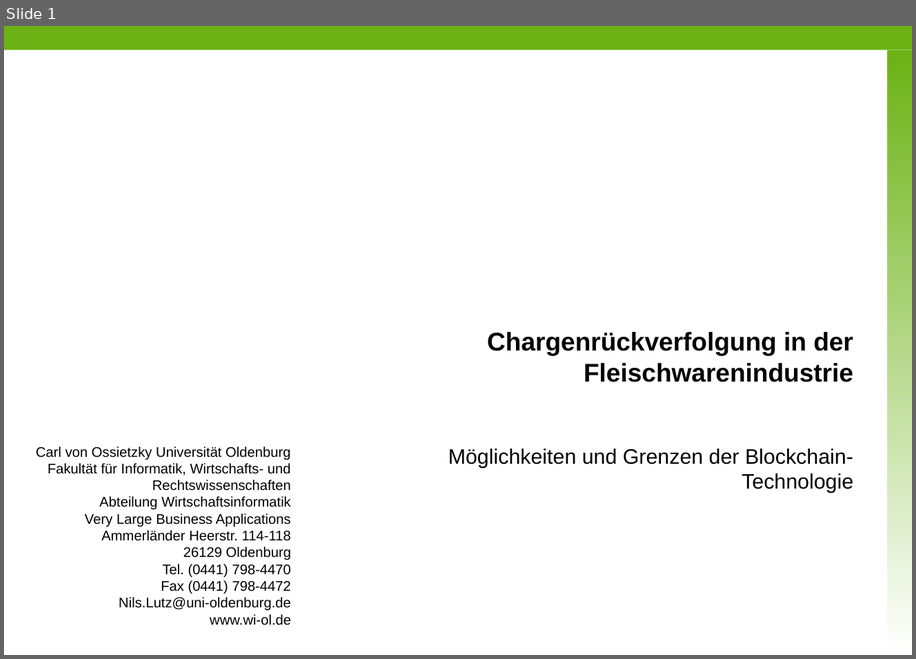
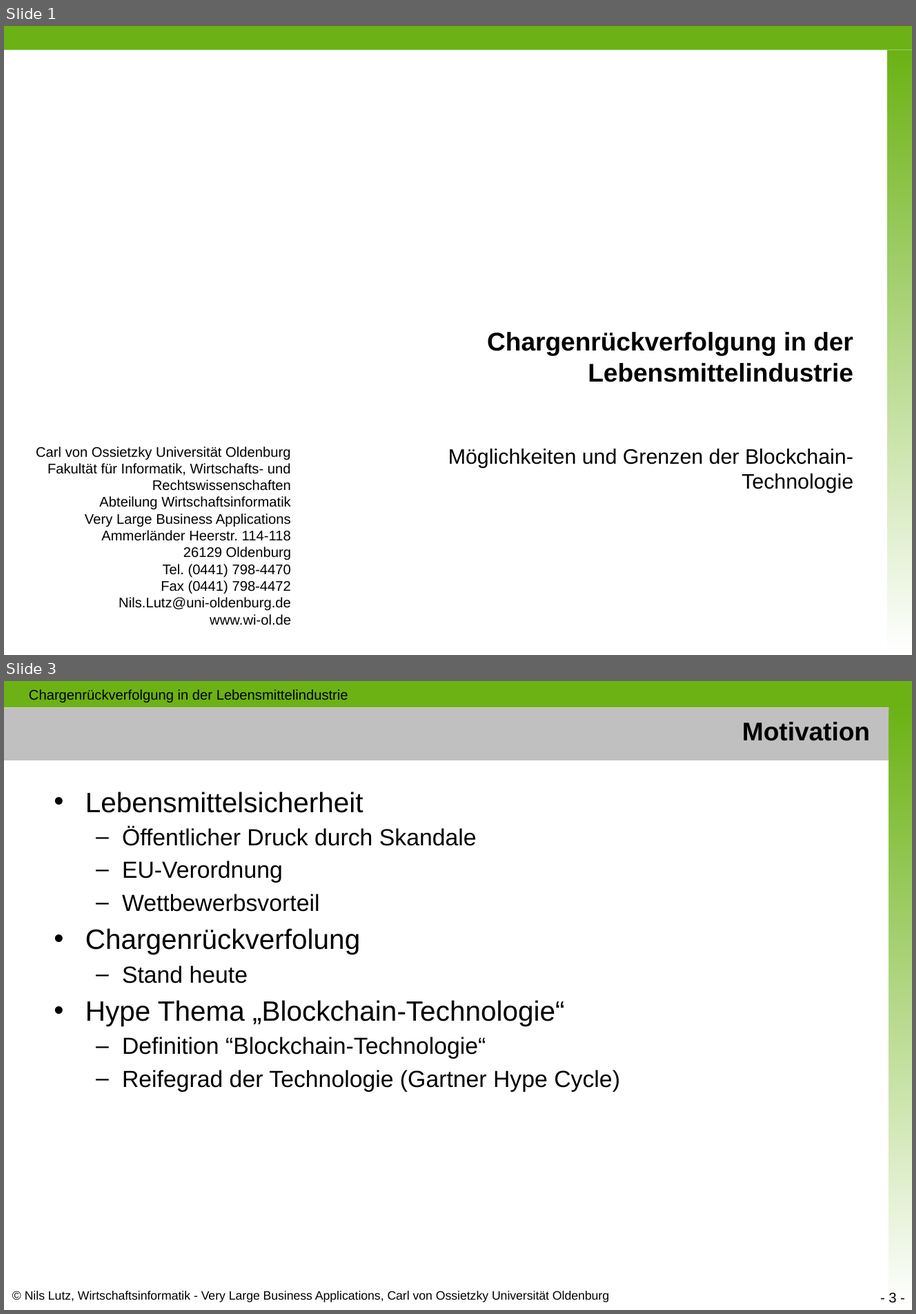
Before and after one commit to nimble-123/masterthesis, a slide deck: presentations/Proposal.pptx. Shown one above the other, each under a label of ours: slide 1 before the commit, slides 1 and 3 after it; the slides between them are not shown. The pictures are 916x659 and 916x1314 pixels, drawn with LibreOffice and Linux fonts; fonts in the diff are those of the drawing; background and template pictures are left out. Boxes give left, top, right and bottom in pixels: in the first picture for what was removed or moved away, otherwise in the second. Text is boxed around its words. In the diff, an @@ line names an element or a change of style, - is before the commit and + after.

```diff
--- a/presentations/Proposal.pptx
+++ b/presentations/Proposal.pptx
@@ slide 3 added at [4,681,912,1310], background #FFFFFF @@
@@ rectangle added at [4,681,912,707], fill #6CB215 @@
@@ text added at [29,689,348,702], 12 pt, text #000000 @@
+Chargenrückverfolgung in der Lebensmittelindustrie
@@ rectangle added at [4,707,892,760], fill #C0C0C0 @@
@@ title added at [742,722,870,741], 22 pt, text #000000, bold @@
+Motivation
@@ rectangle added at [889,704,912,1310], fill gradient #6CB215 to #FFFFFF @@
@@ text added at [85,791,620,1092], 20 pt, text #000000 @@
+• Lebensmittelsicherheit
+  – Öffentlicher Druck durch Skandale
+  – EU-Verordnung
+  – Wettbewerbsvorteil
+• Chargenrückverfolung
+  – Stand heute
+• Hype Thema „Blockchain-Technologie“
+  – Definition “Blockchain-Technologie“
+  – Reifegrad der Technologie (Gartner Hype Cycle)
@@ text added at [25,1290,609,1302], 10.5 pt, text #000000 @@
+© Nils Lutz, Wirtschaftsinformatik - Very Large Business Applications, Carl von Ossietzky Universität Oldenburg
@@ page number added at [889,1292,896,1303], 12 pt, text #000000 @@
+- 3 -
@@ slide 1 changed as well @@
@@ title at [487,332,853,382]: text changed @@
-Chargenrückverfolgung in der Fleischwarenindustrie
+Chargenrückverfolgung in der Lebensmittelindustrie
```
Also in this commit, not shown: 5 other slides added, 1 slide removed.
